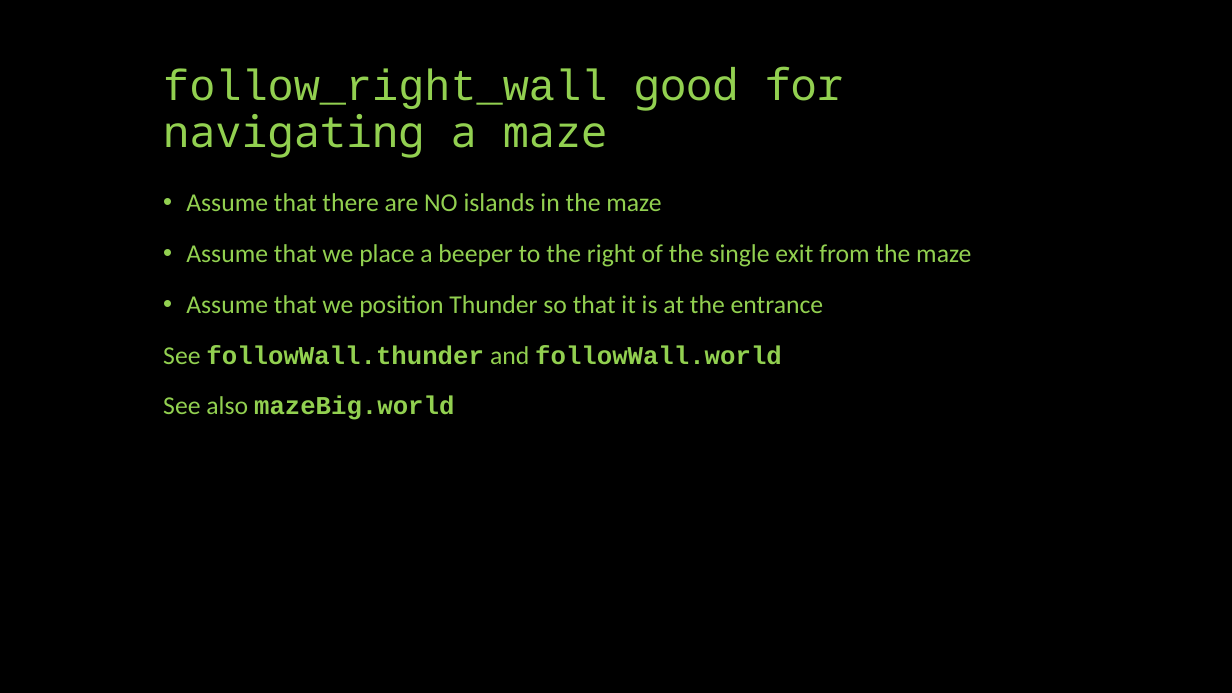
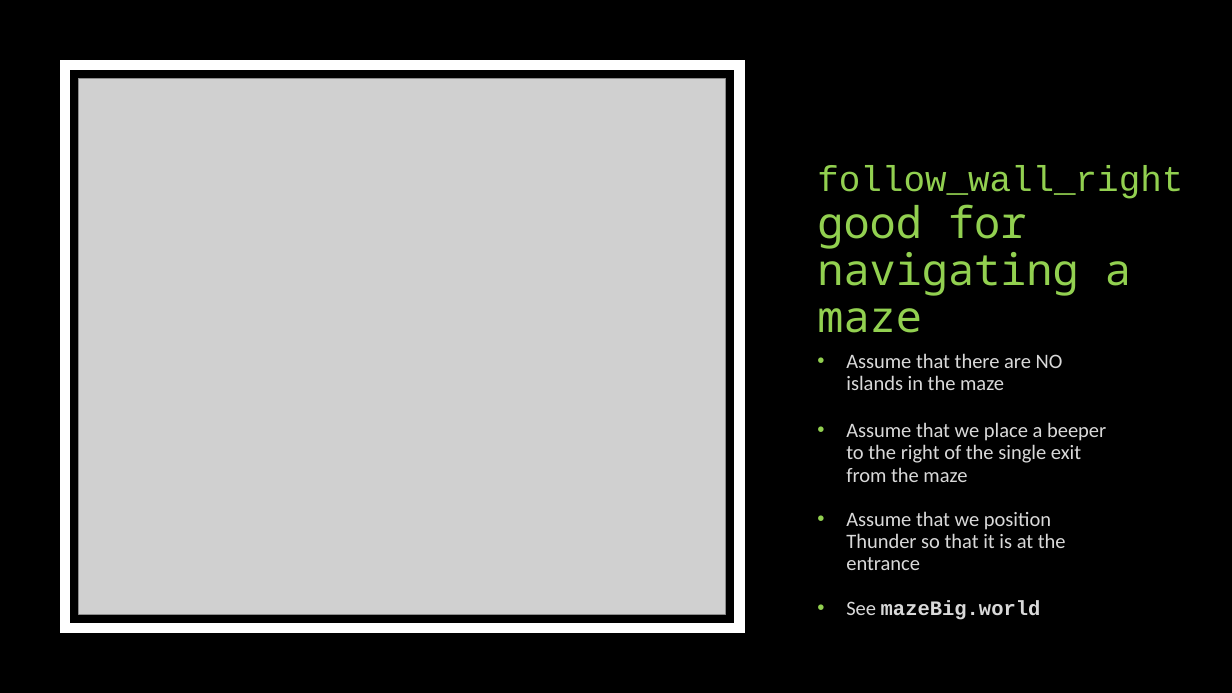
Before and after one commit to HHaiduk/thunder, a slide deck: slide 32 of Thunder_the_Robot.pptx (slide 27 before the commit). Drawn at 1232x693 pixels with LibreOffice and Linux fonts; fonts in the diff are those of the drawing; grey boxes stand for pictures. Boxes give left, top, right and bottom in pixels: in the first picture for what was removed or moved away, otherwise in the second. Text is boxed around its words. In the diff, an @@ line names an element or a change of style, - is before the commit and + after.

```diff
--- a/Thunder_the_Robot.pptx
+++ b/Thunder_the_Robot.pptx
@@ rectangle added at (65, 65, 739, 628), fill #000000, outline #FFFFFF 8 pt @@
@@ picture added at (79, 79, 726, 615) @@
@@ title at (817, 165, 1183, 333): text changed @@
-follow_right_wall good for navigating a maze
+follow_wall_right good for navigating a maze
@@ text "Assume that there are NO ...": place and size @@
-text "Assume that there are NO ..." at (163, 193, 971, 420)
+text "Assume that there are NO ..." at (846, 353, 1106, 620)
@@ text at (846, 353, 1106, 570): size 20 to 16 pt, text colour #92D050 to #D9D9D9; indent changed; less space between paragraphs @@
@@ text at (846, 600, 1041, 620): text changed; size 20 to 16 pt; text colour #92D050 to #D9D9D9 @@
-See followWall.thunder and followWall.world
-See also mazeBig.world
+• See mazeBig.world
```
Also in this commit, not shown: 20 other slides changed, 9 slides added, 4 other files.
